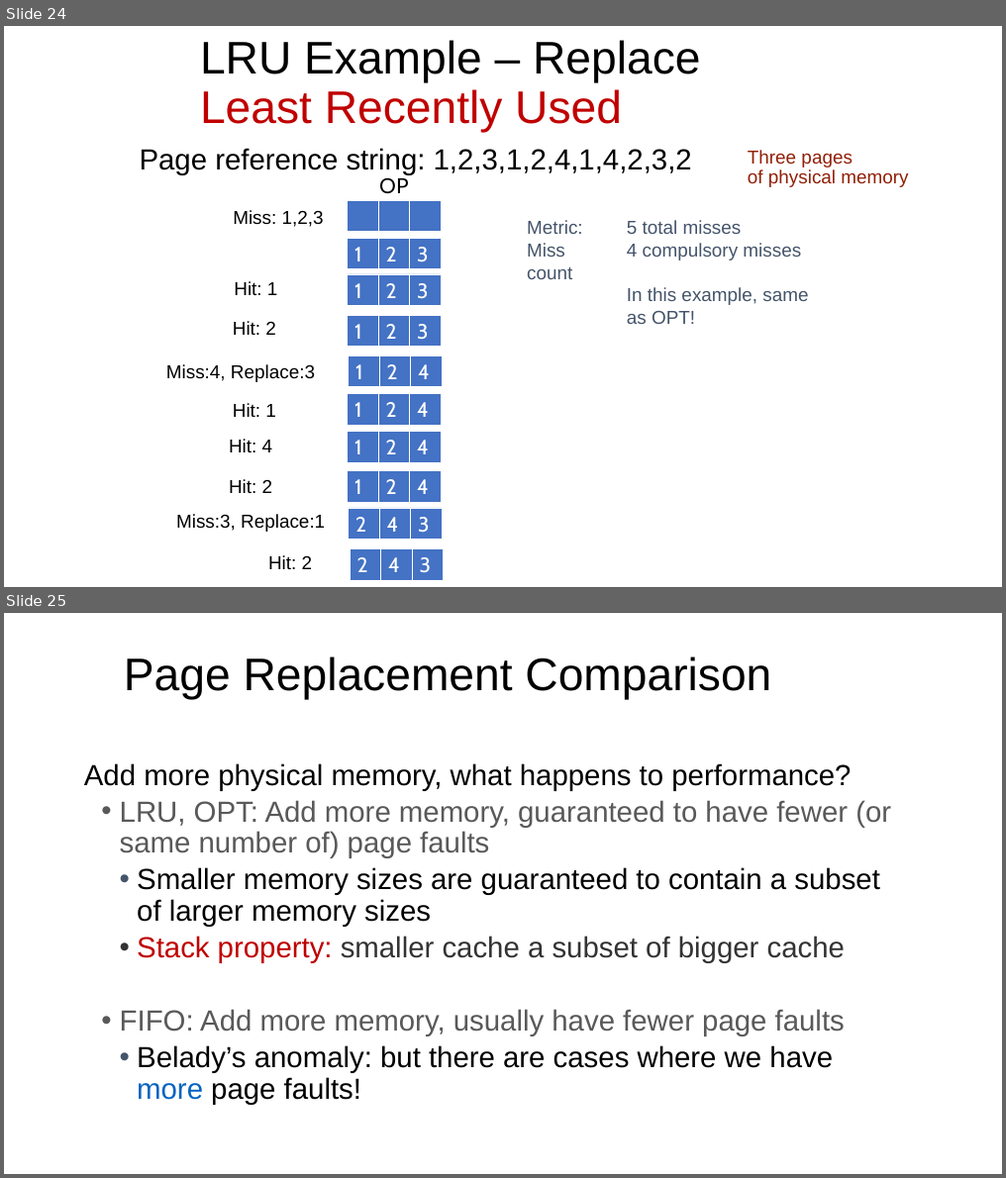
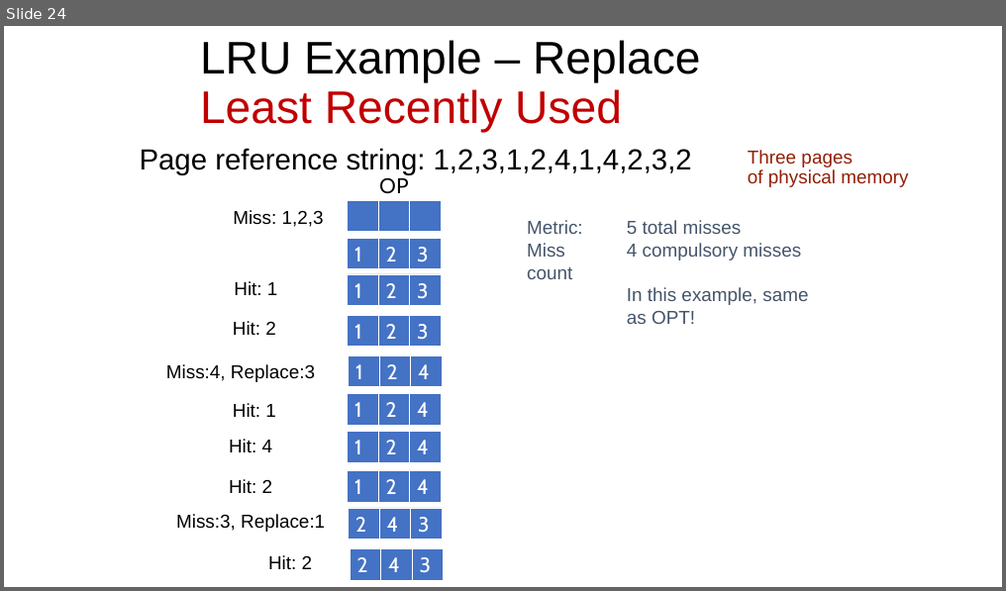
Before and after one commit to ngsrinivas/coursegen, a slide deck: ex/416-F23/staging/416-F23/lectures/08-virtual-memory.pptx. Shown one above the other, each under a label of ours: slides 24 and 25 before the commit, slide 24 after it. The pictures are 1006x1178 and 1006x591 pixels, drawn with LibreOffice and Linux fonts; fonts in the diff are those of the drawing. Boxes give left, top, right and bottom in pixels: in the first picture for what was removed or moved away, otherwise in the second. Text is boxed around its words. In the diff, an @@ line names an element or a change of style, - is before the commit and + after.

```diff
--- a/ex/416-F23/staging/416-F23/lectures/08-virtual-memory.pptx
+++ b/ex/416-F23/staging/416-F23/lectures/08-virtual-memory.pptx
@@ slide 25 removed at [4, 613, 1002, 1174], background #FFFFFF @@
@@ title removed at [124, 657, 771, 700] @@
-Page Replacement Comparison
@@ text removed at [84, 763, 891, 1105] @@
-Add more physical memory, what happens to performance?
-  • LRU, OPT: Add more memory, guaranteed to have fewer (or same number of) page faults
-    • Smaller memory sizes are guaranteed to contain a subset of larger memory sizes
-    • Stack property: smaller cache a subset of bigger cache
-  • FIFO: Add more memory, usually have fewer page faults
-    • Belady’s anomaly: but there are cases where we have more page faults!
```
Also in this commit, not shown: 18 other slides removed, 7 other files.
